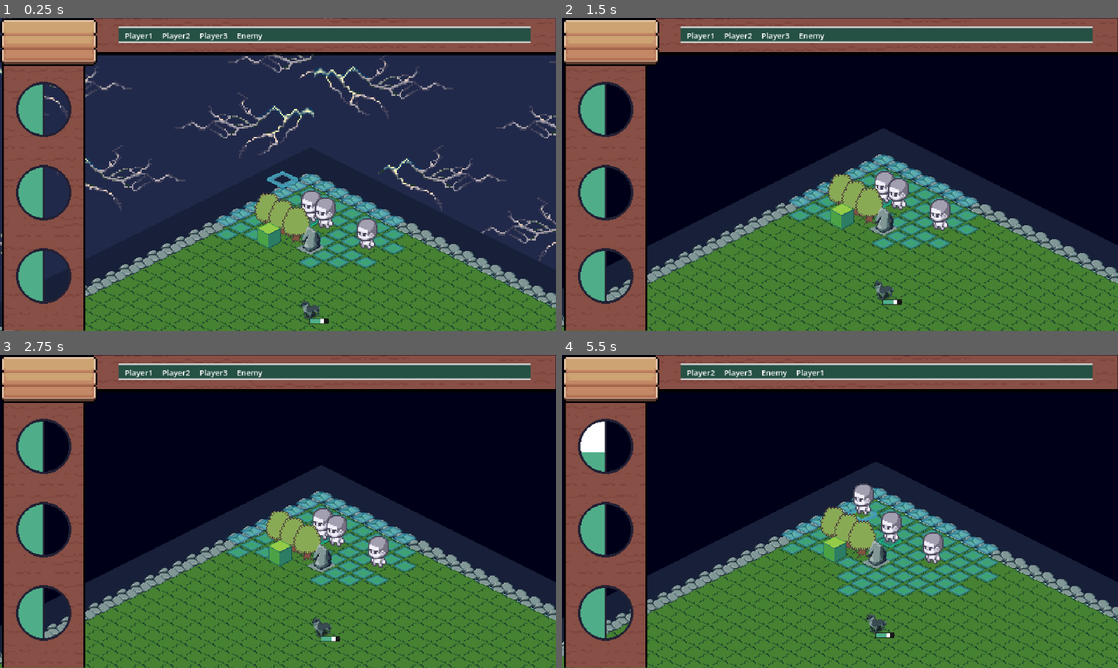
Above: before the commit, frames 1-4 (two rows, left to right).
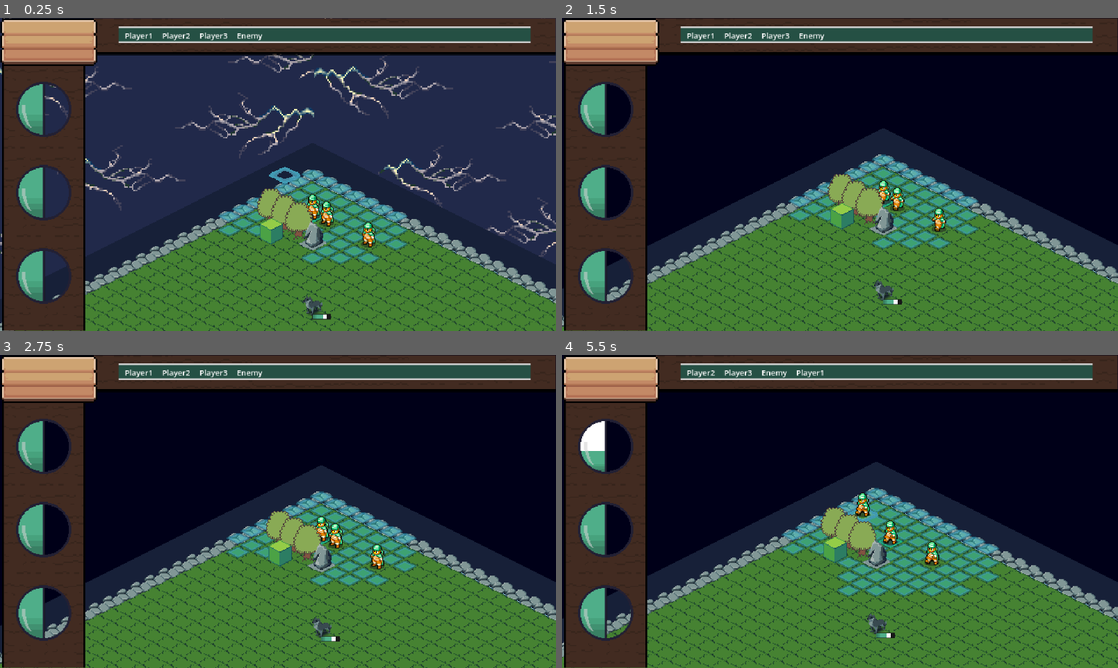
Above: after the commit, the same moments.

Repository: NopeGuy/GodotRTS
Game: Godot game, scene res://main.tscn
Same seed, same stepped clock (60 frames per second), same inputs: the game is played once before the commit and once after it.
Inputs (mouse positions are in pixels of both pictures, inside the frame that each line leads up to):
- Up to frame 1 (0.25 s): no input
- Up to frame 2 (1.5 s): move the mouse to (962, 158) at 0.52 s; click (962, 158) at 0.6 s; move the mouse to (728, 190) at 1.27 s; click (728, 190) at 1.35 s
- Up to frame 3 (2.75 s): move the mouse to (333, 442) at 2.02 s; click (333, 442) at 2.1 s
- Up to frame 4 (5.5 s): move the mouse to (812, 574) at 2.77 s; click (812, 574) at 2.85 s; move the mouse to (1006, 558) at 3.52 s; click (1006, 558) at 3.6 s; move the mouse to (673, 464) at 4.27 s; click (673, 464) at 4.35 s; tap Enter at 5 s; move the mouse to (867, 511) at 5.02 s; click (867, 511) at 5.1 s

The runs differ from the first frame. In frame 1, 26% of the frame differs, in the area x 0-100%, y 0-100%; in frame 2, 16%; in frame 3, 14%; in frame 4, 19%.

Commit message:
Sprites updated

Diff:
--- a/Characters/player.gd
+++ b/Characters/player.gd
@@ -7,7 +7,7 @@
 var HealthPos: Vector2i
 var tile_map
 
-var speed: float = 200.0  # Movement speed
+var speed: float = 150.0  # Movement speed
 var target_position: Vector2 = Vector2()  # Target position for movement
 var current_position: Vector2 = Vector2()  # Target position for movement
 var is_moving: bool = false  # Track whether the character is moving
@@ -23,6 +23,7 @@
 	target_position = global_position # Set the initial target to current position
 	current_position = StartPosition
 	health_bar.init_health(HP, HealthPos)
+	$Sprite2D/AnimationPlayer.play("idle_bl")
 
 
 func _physics_process(delta):
@@ -82,5 +83,5 @@
 				# Example of HP reduction, you can change this logic as needed
 				HP -= 60
 				if HP <= 0:
-					sprite.set_frame(2)
+					$Sprite2D/AnimationPlayer.play("dead_bl")
 				health_bar.health = HP
--- a/Characters/player.tscn
+++ b/Characters/player.tscn
@@ -1,8 +1,64 @@
-[gd_scene load_steps=5 format=3 uid="uid://dhdc7l4hnafb0"]
+[gd_scene load_steps=9 format=3 uid="uid://dhdc7l4hnafb0"]
 
 [ext_resource type="Script" path="res://Characters/player.gd" id="1_pkel6"]
-[ext_resource type="Texture2D" uid="uid://3sa4c1m2tsmy" path="res://Assets/characters/men.png" id="2_vree8"]
+[ext_resource type="Texture2D" uid="uid://dtu5e5oocffcr" path="res://Assets/characters/ffta2.png" id="2_461kh"]
 [ext_resource type="PackedScene" uid="uid://siaqnq0ew1xy" path="res://Overlay/health_bar.tscn" id="3_qk4m8"]
+
+[sub_resource type="Animation" id="Animation_d82qh"]
+length = 0.001
+tracks/0/type = "value"
+tracks/0/imported = false
+tracks/0/enabled = true
+tracks/0/path = NodePath(".:frame")
+tracks/0/interp = 1
+tracks/0/loop_wrap = true
+tracks/0/keys = {
+"times": PackedFloat32Array(0),
+"transitions": PackedFloat32Array(1),
+"update": 1,
+"values": [1]
+}
+
+[sub_resource type="Animation" id="Animation_gi0jo"]
+resource_name = "dead_bl"
+length = 3.0
+loop_mode = 1
+tracks/0/type = "value"
+tracks/0/imported = false
+tracks/0/enabled = true
+tracks/0/path = NodePath(".:frame")
+tracks/0/interp = 1
+tracks/0/loop_wrap = true
+tracks/0/keys = {
+"times": PackedFloat32Array(0, 0.266667, 0.533333, 0.8, 1.06667, 2.63333),
+"transitions": PackedFloat32Array(1, 1, 1, 1, 1, 1),
+"update": 1,
+"values": [5, 6, 7, 8, 5, 5]
+}
+
+[sub_resource type="Animation" id="Animation_gw6uq"]
+resource_name = "idle_bl"
+length = 1.67
+loop_mode = 1
+tracks/0/type = "value"
+tracks/0/imported = false
+tracks/0/enabled = true
+tracks/0/path = NodePath(".:frame")
+tracks/0/interp = 1
+tracks/0/loop_wrap = true
+tracks/0/keys = {
+"times": PackedFloat32Array(0, 0.4, 0.8, 1.2),
+"transitions": PackedFloat32Array(1, 1, 1, 1),
+"update": 1,
+"values": [1, 2, 1, 0]
+}
+
+[sub_resource type="AnimationLibrary" id="AnimationLibrary_rjolp"]
+_data = {
+"RESET": SubResource("Animation_d82qh"),
+"dead_bl": SubResource("Animation_gi0jo"),
+"idle_bl": SubResource("Animation_gw6uq")
+}
 
 [sub_resource type="RectangleShape2D" id="RectangleShape2D_d426h"]
 size = Vector2(94.5, 96)
@@ -17,12 +73,17 @@
 [node name="Sprite2D" type="Sprite2D" parent="."]
 z_index = 1
 y_sort_enabled = true
-position = Vector2(1.28572, -24.2856)
-scale = Vector2(2, 2)
-texture = ExtResource("2_vree8")
-hframes = 12
-vframes = 8
-frame = 52
+position = Vector2(-0.142851, -12.857)
+scale = Vector2(1.5, 1.5)
+texture = ExtResource("2_461kh")
+hframes = 5
+vframes = 5
+frame = 1
+
+[node name="AnimationPlayer" type="AnimationPlayer" parent="Sprite2D"]
+libraries = {
+"": SubResource("AnimationLibrary_rjolp")
+}
 
 [node name="CollisionShape2D" type="CollisionShape2D" parent="."]
 y_sort_enabled = true
@@ -34,7 +95,7 @@
 layer = 0
 
 [node name="HealthBar" parent="CanvasLayer" instance=ExtResource("3_qk4m8")]
-offset_left = 90.0
-offset_top = 67.0
-offset_right = 265.0
-offset_bottom = 183.0
+offset_left = 114.0
+offset_top = 78.0
+offset_right = 300.0
+offset_bottom = 197.0
--- a/Enemies/enemy.gd
+++ b/Enemies/enemy.gd
@@ -7,7 +7,7 @@
 var HealthPos: Vector2i
 var tile_map
 
-var speed: float = 200.0  # Movement speed
+var speed: float = 150.0  # Movement speed
 var target_position: Vector2 = Vector2()  # Target position for movement
 var current_position: Vector2 = Vector2()  # Target position for movement
 var is_moving: bool = false  # Track whether the character is moving
--- a/Overlay/health_bar.tscn
+++ b/Overlay/health_bar.tscn
@@ -1,11 +1,12 @@
-[gd_scene load_steps=6 format=3 uid="uid://siaqnq0ew1xy"]
+[gd_scene load_steps=7 format=3 uid="uid://siaqnq0ew1xy"]
 
 [ext_resource type="Script" path="res://Overlay/health_bar.gd" id="1_0tpa0"]
+[ext_resource type="Texture2D" uid="uid://dn8ecoaqqmtu5" path="res://Assets/overlay/HP.png" id="1_kiam2"]
 
 [sub_resource type="StyleBoxEmpty" id="StyleBoxEmpty_xfl82"]
 
-[sub_resource type="StyleBoxFlat" id="StyleBoxFlat_a56yo"]
-bg_color = Color(0.309151, 0.682539, 0.535952, 1)
+[sub_resource type="StyleBoxTexture" id="StyleBoxTexture_n1u8k"]
+texture = ExtResource("1_kiam2")
 
 [sub_resource type="StyleBoxFlat" id="StyleBoxFlat_8ob1j"]
 bg_color = Color(0.0923971, 0.0923971, 0.092397, 1)
@@ -26,7 +27,7 @@
 rotation = -1.5708
 theme_override_font_sizes/font_size = 11
 theme_override_styles/background = SubResource("StyleBoxEmpty_xfl82")
-theme_override_styles/fill = SubResource("StyleBoxFlat_a56yo")
+theme_override_styles/fill = SubResource("StyleBoxTexture_n1u8k")
 value = 60.0
 show_percentage = false
 script = ExtResource("1_0tpa0")
--- a/main.tscn
+++ b/main.tscn
@@ -25,6 +25,5 @@
 [node name="Camera2D" type="Camera2D" parent="."]
 zoom = Vector2(3, 3)
 position_smoothing_enabled = true
-position_smoothing_speed = 4.0
 
 [node name="Overlay" parent="." instance=ExtResource("4_ixt8n")]
Binary file added: Assets/aseprite/board.aseprite
Binary file added: Assets/aseprite/newoverlay.aseprite
Binary file added: Assets/aseprite/overlay.aseprite
Binary file added: Assets/aseprite/overlay3333333333333.aseprite
Binary file added: Assets/aseprite/small_board.aseprite
Binary file added: Assets/aseprite/sprite.aseprite
Binary file added: Assets/characters/ffta.png
Not shown, added: Assets/characters/ffta.png.import
Binary file added: Assets/characters/ffta2.png
Not shown, added: Assets/characters/ffta2.png.import
Binary file added: Assets/overlay/HP.png
Not shown, added: Assets/overlay/HP.png.import
(and 1 more such lines)
